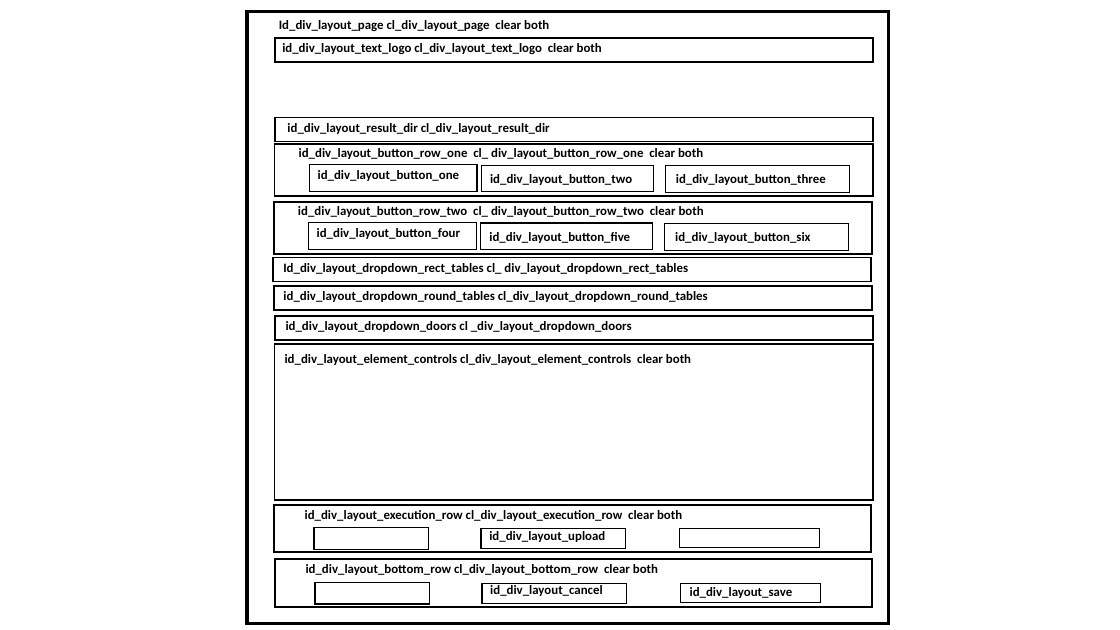
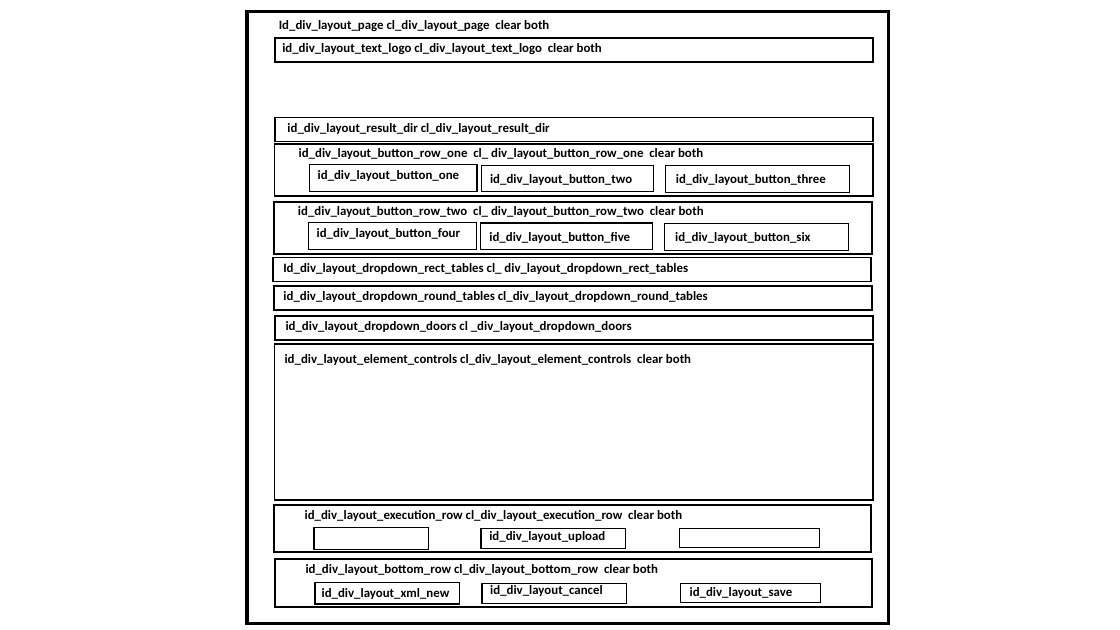
Before and after one commit to JazzLiveAarau/WwwReservationLayout, a slide deck: slide 2 of Description/ReservationLayout.pptx. Drawn at 1120x630 pixels with LibreOffice and Linux fonts; fonts in the diff are those of the drawing. Boxes give left, top, right and bottom in pixels: in the first picture for what was removed or moved away, otherwise in the second. Text is boxed around its words. In the diff, an @@ line names an element or a change of style, - is before the commit and + after.

```diff
--- a/Description/ReservationLayout.pptx
+++ b/Description/ReservationLayout.pptx
@@ rectangle: place and size @@
-rectangle at [315, 582, 430, 604]
+rectangle at [315, 582, 460, 604]
@@ text added at [322, 588, 450, 599], 11 pt, text #000000, bold @@
+id_div_layout_xml_new
```
Also in this commit, not shown: 1 other slide changed, 5 other files.
